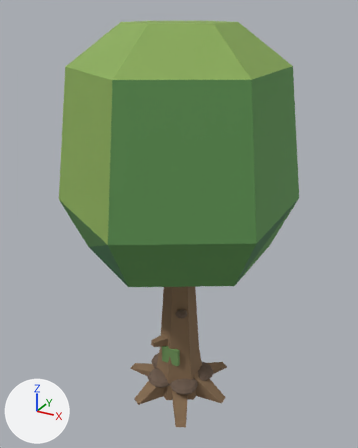
What one commit did to the glTF model assets/props/nature/tree_oak.glb.
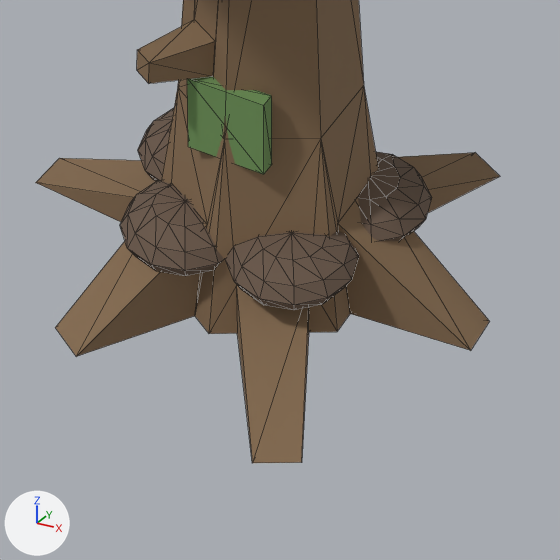
The first picture shows the older version from a camera (50 mm lens) standing at (0.689, -1.256, 1.215) and looking at (-0.006, 0.007, 0.584). The close-ups show the older and then the newer version on the part from 34% to 67% of the width and 74% to 100% of the height of that picture. Only the edits that show in the close-ups are written down. The axes (+X, +Y, +Z) are drawn at lower left. The lights are the same throughout. The close-ups show mesh edges as thin lines. Where no turn or scale is listed for an object, it has been applied to the vertices. Vertices at exactly the same position are counted once.

Before the edit, the objects in view are built like this:
```python
me_mesh_tree_oak = bpy.data.meshes.new('Mesh tree_oak')
me_mesh_tree_oak.from_pydata(...)  # 480 vertices, 928 faces; spans x -0.32..0.32, y -0.37..0.37, z 0.0..1.226
# faces by material slot: [21, 28, 15, 132, 720, 12]
me_mesh_tree_oak.materials.append(mat_leaflight_001)  # green #8bad59
me_mesh_tree_oak.materials.append(mat_leafmid_001)  # green #619755
me_mesh_tree_oak.materials.append(mat_leafdark_001)  # dark green #457c50
me_mesh_tree_oak.materials.append(mat_bark_001)  # brown #866c50
me_mesh_tree_oak.materials.append(mat_barkdark_001)  # brown #6c594b
me_mesh_tree_oak.materials.append(mat_moss_001)  # green #6f9559
ob_tree_oak = bpy.data.objects.new('tree_oak', me_mesh_tree_oak)
ob_tree_oak.location = (0.0, 0.0, -0.05)
```
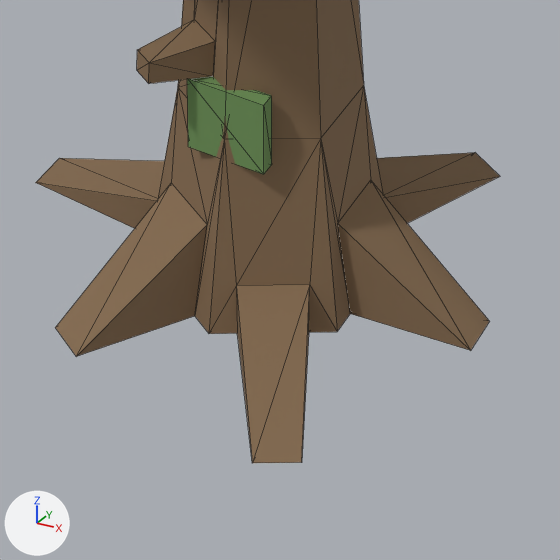
Boxes [x1, y1, x2, y2] around the edits, measured in the close-ups (560 x 560 px):
part 1 of me_mesh_tree_oak, deleted (brown): before [120, 108, 432, 310]

The change, as a diff of the scene's bpy script:
```diff
--- a/assets/props/nature/tree_oak.glb.py
+++ b/assets/props/nature/tree_oak.glb.py
@@ me_mesh_tree_oak @@
 # used by ob_tree_oak; location = (0.0, 0.0, -0.05)
-me_mesh_tree_oak.from_pydata(...)  # 480 vertices, 928 faces; spans x -0.32..0.32, y -0.37..0.37, z 0.0..1.226
+me_mesh_tree_oak.from_pydata(...)  # 108 vertices, 208 faces; spans x -0.32..0.32, y -0.37..0.37, z 0.0..1.226
+# me_mesh_tree_oak part 1: 6 loose pieces with 372 vertices, spanning x -0.121..0.117, y -0.112..0.122, z 0.04..0.362, are deleted
 me_mesh_tree_oak.materials.append(mat_leaflight_001)
@@ me_mesh_tree_oak @@
 me_mesh_tree_oak.materials.append(mat_bark_001)
-me_mesh_tree_oak.materials.append(mat_barkdark_001)  # brown #6c594b
 me_mesh_tree_oak.materials.append(mat_moss_001)
```
